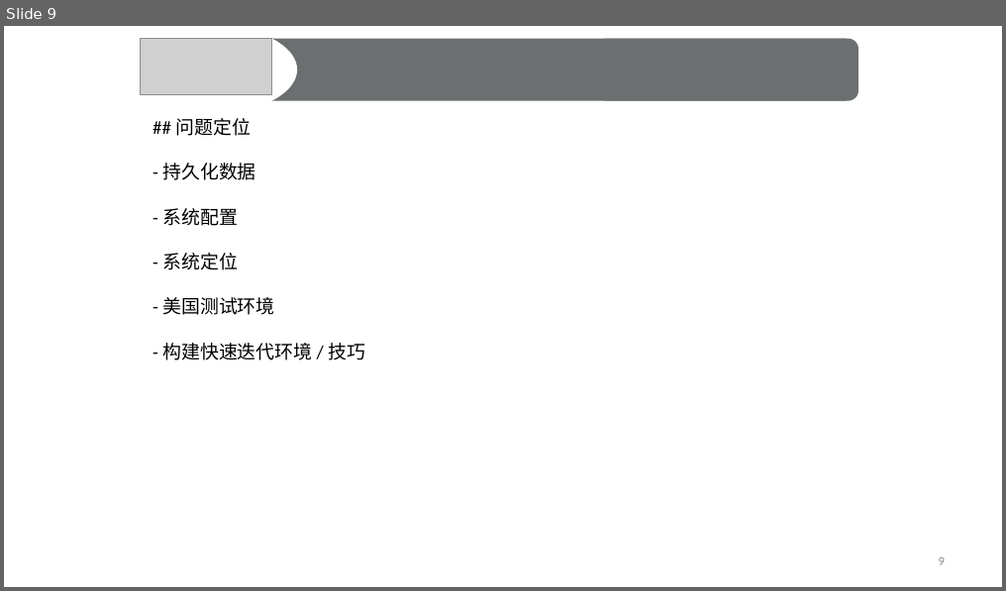
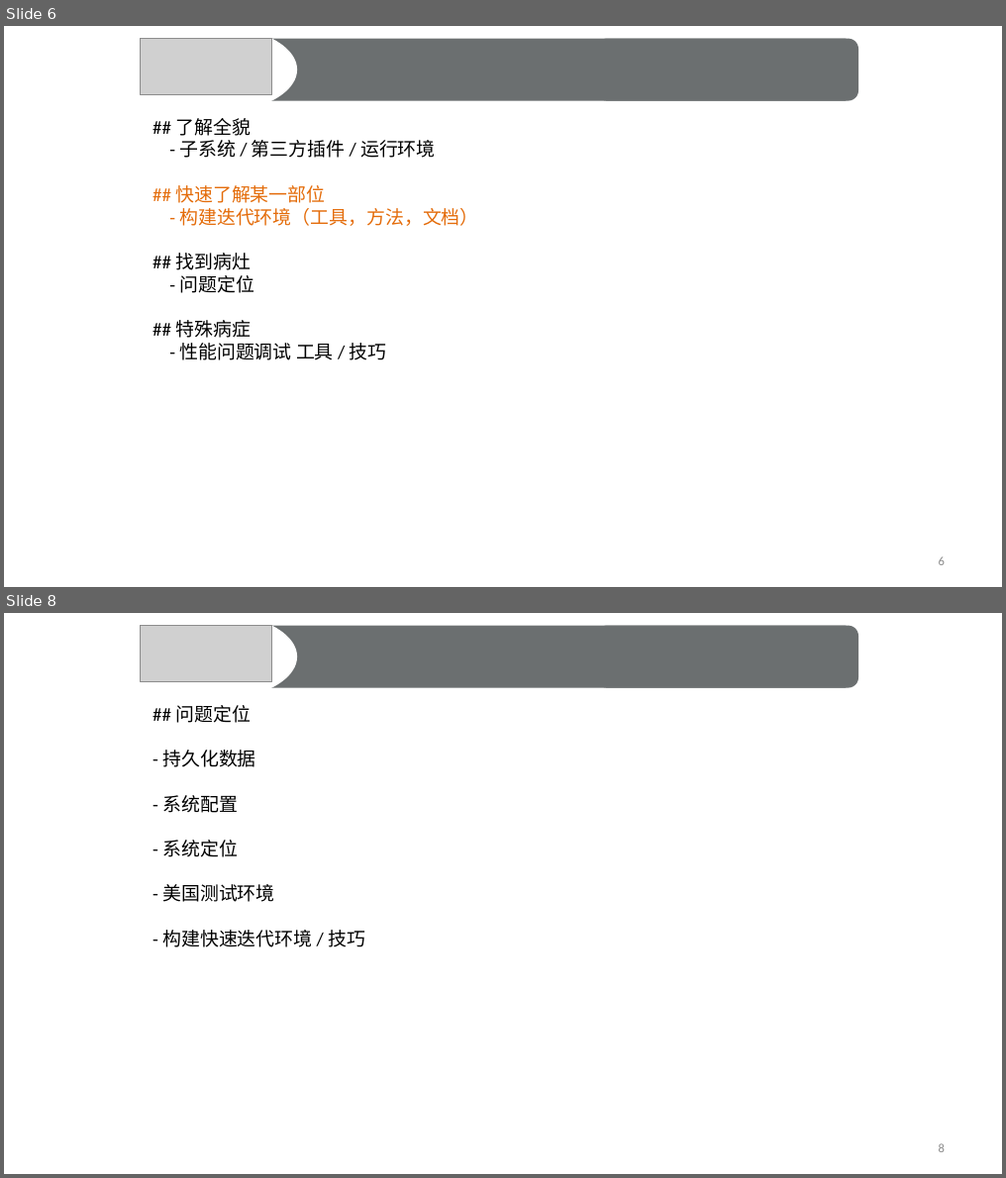
Before and after one commit to rainbow494/blog.zuoshachi.com, a slide deck: examples/how-to-debug-website/how-to-debug-viewfinder.pptx. Shown one above the other, each under a label of ours: slide 9 before the commit, slides 6 and 8 after it; the slides between them are not shown. The pictures are 1006x591 and 1006x1178 pixels, drawn with LibreOffice and Linux fonts; fonts in the diff are those of the drawing; grey boxes stand for pictures. Boxes give left, top, right and bottom in pixels: in the first picture for what was removed or moved away, otherwise in the second. Text is boxed around its words. In the diff, an @@ line names an element or a change of style, - is before the commit and + after.

```diff
--- a/examples/how-to-debug-website/how-to-debug-viewfinder.pptx
+++ b/examples/how-to-debug-website/how-to-debug-viewfinder.pptx
@@ slide 6 added at (x1=4, y1=26, x2=1002, y2=587), background #FFFFFF @@
@@ ellipse added at (x1=129, y1=26, x2=297, y2=113), fill #FFFFFF @@
@@ picture added at (x1=141, y1=39, x2=272, y2=95) @@
@@ rectangle added at (x1=197, y1=39, x2=846, y2=101), fill #6B6F70 @@
@@ rounded rectangle added at (x1=597, y1=39, x2=859, y2=101), fill #6B6F70 @@
@@ text added at (x1=175, y1=118, x2=478, y2=361), 18 pt, text #000000 @@
+## 了解全貌
+- 子系统 / 第三方插件 / 运行环境
+## 快速了解某一部位
+- 构建迭代环境（工具，方法，文档）
+## 找到病灶
+- 问题定位
+## 特殊病症
+- 性能问题调试 工具 / 技巧
@@ page number added at (x1=939, y1=557, x2=944, y2=566), 12 pt, text #8C8C8C @@
+6
@@ what was slide 9 is now slide 8 @@
```
Also in this commit, not shown: 5 slides changed, 2 other slides added, 3 slides removed, 7 other files.
